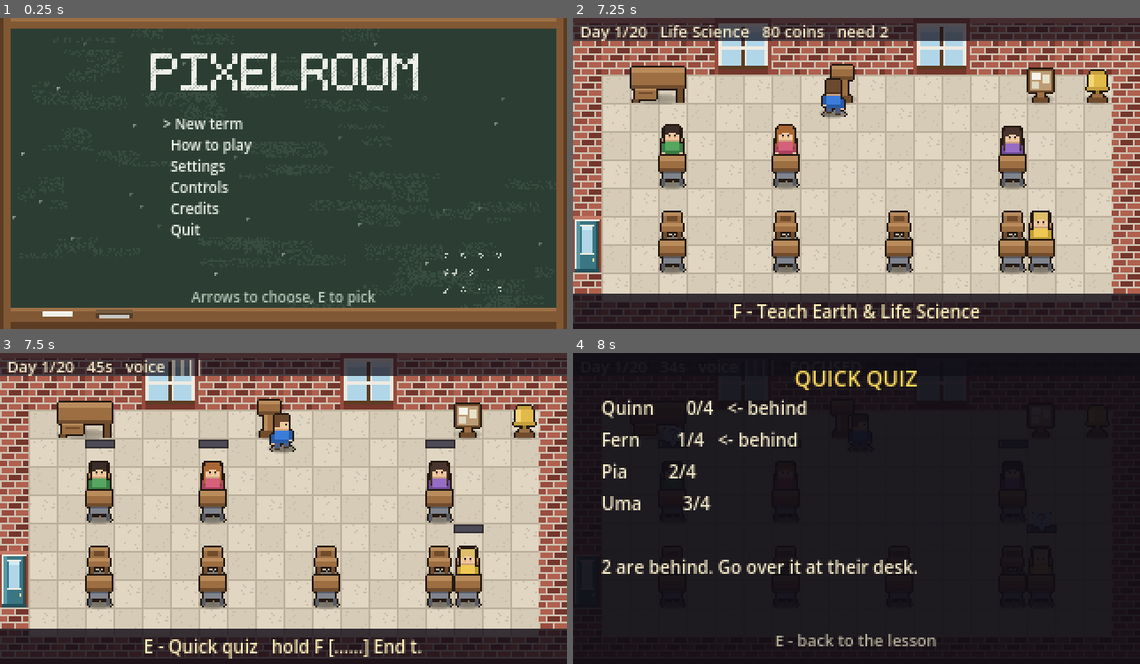
Above: before the commit, frames 1-4 (two rows, left to right).
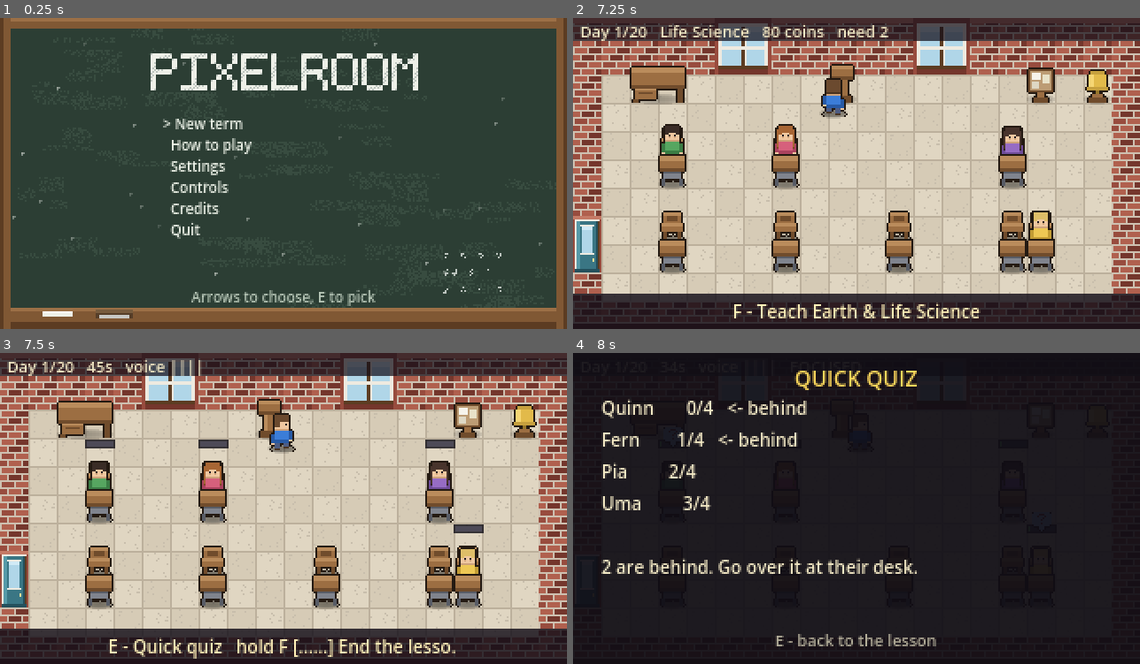
Above: after the commit, the same moments.

Repository: Mbottega16/EduSystem
Game: Godot game, scene res://scenes/ui/title.tscn
Two runs of this game, one before a commit and one after it. Both use one fixed random seed, a clock stepped at 60 frames per second and the inputs below.
Inputs:
- Up to frame 1 (0.25 s): no input
- Up to frame 2 (7.25 s): tap Enter at 0.5 s; hold D (move_right) 0.53-1.28 s; tap E (interact) at 0.6, 6.6 s; tap Space at 0.77, 1.52, 3.02, 3.77, 4.52, 6.02, 6.77 s; hold S (move_down) 1.28-2.03 s; tap F (manage) at 1.35 s; hold D (move_right) 2.03-2.78 s; hold Shift (sprint) 2.03-2.78 s; hold W (move_up) 2.78-3.53 s; tap Q (voice) at 2.85 s; hold A (move_left) 3.53-5.03 s; tap J at 3.6 s; tap C at 4.35 s; hold S (move_down) 5.03-5.78 s; tap 1 at 5.1 s; hold D (move_right) 5.78-6.53 s; tap R at 5.85 s; hold W (move_up) from 6.53 s (still down)
- Up to frame 3 (7.5 s): release W (move_up) at 7.28 s; hold D (move_right) from 7.28 s (still down); tap F (manage) at 7.35 s
- Up to frame 4 (8 s): keep holding D (move_right); tap Space at 7.52 s

Frames 1-2 are identical in both runs. In frame 3, 1.7% of the frame differs, in the area x 19-81%, y 91-99%; in frame 4, nothing differs.
Error in both runs: Trying to assign invalid previously freed instance. (res://scripts/ui/hud.gd:230)

Commit message:
Juice, and a guard for the trap that keeps catching me
Shared effects in scripts/ui/fx.gd rather than a hand-rolled tween per site,
which is most of why the game had so few: chalk-dust puffs where work is
collected or a child unstuck, a squash-and-settle on furniture as it lands,
a colour flash, a small screen shake, and a count-up for numbers.

The shake is reserved for the three moments that RESOLVE something -- the
bell, an inspection, the exam -- and is a bump rather than an earthquake.
The room is one screen with no camera, so a big shake moves everything the
player is trying to read. A shake that fires on every event stops meaning
"that mattered".

The dust deliberately uses randf() rather than Game.rng. Decoration must
never draw from the run's seeded stream, or replaying a seed stops matching.

THE PROMPT BAR took two goes. Clipping the joined line lopped the name off
the second action, leaving a hold meter labelled with nothing. Splitting the
budget evenly then over-clipped the other way -- "E - Quick quiz" needs 14
of its 22 while "hold F [......] End the lesson early" needs 36, so an even
split produced "End t.". It takes the room from whichever half is longer now.

AND A GUARD. Adding Fx as a new class_name broke four files at once and the
suite reported ALL PASSED at 708 assertions instead of 828 -- the second time
this exact trap has fired (Version did it at 724 to 560). A brand-new global
class is not in Godot's registry until the project is rescanned, and until
then every file referencing it fails to parse, which is not a failing
assertion. There is now a test that names the registered classes it expects,
so the silence becomes a named failure, and the README says to run --import.

842 assertions. Trace a Day and Audit the Room both clean; contract C / C / A.

Co-Authored-By: Claude Opus 5 <noreply@anthropic.com>

Diff:
--- a/scripts/data/version.gd
+++ b/scripts/data/version.gd
@@ -13,11 +13,11 @@
 ##
 ## Bump BUILD whenever something lands that a player would notice.
 
-const BUILD := "b18"
+const BUILD := "b19"
 const DATED := "2026-08-14"
 
 ## The headline of what went in, short enough for one line on the title.
-const HEADLINE := "screens you can actually read"
+const HEADLINE := "readable screens, shadows, juice"
 
 
 static func stamp() -> String:
--- a/scripts/interact/desk_station.gd
+++ b/scripts/interact/desk_station.gd
@@ -110,6 +110,9 @@
 		world = world.get_parent()
 	if world != null:
 		Floater.pop(world, global_position + Vector2(0, -18), text, colour)
+		# Chalk dust where it happened. The word tells you WHAT; the puff is
+		# what makes the desk feel like the place it happened at.
+		Fx.puff(world, global_position + Vector2(0, -10), colour)
 
 
 func show_paper(on: bool) -> void:
--- a/scripts/main.gd
+++ b/scripts/main.gd
@@ -23,7 +23,9 @@
 	world.curriculum_requested.connect(hud.show_curriculum)
 	world.test_requested.connect(func(lid: String) -> void: world.start_test(lid))
 	world.lesson_auto_ended.connect(_on_lesson_ended)
-	world.inspected.connect(hud.show_inspection)
+	world.inspected.connect(func(r: Dictionary) -> void:
+		_bump(3.0 if not bool(r.get("passed", false)) else 1.5)
+		hud.show_inspection(r))
 	world.test_auto_ended.connect(hud.show_test_report)
 	world.room_rebuilt.connect(_wire_room)
 	_wire_room()
@@ -56,12 +58,25 @@
 	hud.show_lesson_report(results)
 
 
+## The bell and the exam get a bump. These are the two moments a day and a
+## term actually resolve, and a shake reserved for them keeps meaning "that
+## mattered" -- one fired on every event would mean nothing.
+func _on_day_ended(report: Dictionary) -> void:
+	_bump(1.5)
+	hud.show_day_report(report)
+
+
+func _on_term_ended(result: Dictionary) -> void:
+	_bump(3.5)
+	hud.show_exam(result)
+
+
 func _wire_room() -> void:
 	var pairs := [
 		[world.podium, "lesson_ended", _on_lesson_ended],
 		[world.podium, "test_ended", hud.show_test_report],
-		[world.bell, "day_ended", hud.show_day_report],
-		[world.bell, "term_ended", hud.show_exam],
+		[world.bell, "day_ended", _on_day_ended],
+		[world.bell, "term_ended", _on_term_ended],
 		[world.noticeboard, "catalogue_opened", hud.open_catalogue],
 		[world.teacher_desk, "marking_requested", hud.open_marking],
 	]
@@ -80,12 +95,25 @@
 	placement.begin(id, world.grid, Grid.world_to_tile(world.player.global_position))
 
 
+## Squash-and-settle on whatever was just put down, once the room has
+## rebuilt around it. Deferred because the node does not exist yet at the
+## moment the placement is confirmed -- Game.add_item() triggers the rebuild.
+func _land_at(tile: Vector2i) -> void:
+	await get_tree().process_frame
+	for n in get_tree().get_nodes_in_group("purchased"):
+		if n is Node2D and Grid.world_to_tile((n as Node2D).global_position) == tile:
+			Fx.land(n)
+			Fx.puff(world, (n as Node2D).global_position, Color(1, 1, 1, 0.7), 4)
+			return
+
+
 func _finish_placing(id: String, tile: Vector2i) -> void:
 	if _moving_from == NOWHERE:
 		Game.place_item(id, tile)          # a new purchase, so it costs
 	else:
 		Game.add_item(id, tile)            # already owned, just relocated
 		_moving_from = NOWHERE
+	_land_at(tile)
 	_unlock()
 
 
@@ -103,6 +131,13 @@
 	Game.remove_item(_moving_from)
 	world.player.input_locked = true
 	placement.begin(id, world.grid, _moving_from)
+
+
+## The three moments worth a bump: the bell, an inspection, the exam. Not
+## every event -- a shake that fires often stops meaning "this mattered".
+func _bump(strength: float = 2.0) -> void:
+	if world != null and world.camera != null:
+		Fx.shake(world.camera, strength)
 
 
 func _run_quiz() -> void:
--- /dev/null
+++ b/scripts/ui/fx.gd
@@ -0,0 +1,93 @@
+class_name Fx
+extends RefCounted
+
+## Small, shared visual effects.
+##
+## The whole non-UI juice budget used to be Floater popups, the bubble
+## pop-in and the seated idle bob. Everything else was flat: no particles, no
+## shake, nothing that reacted to a thing landing. This is the shared place
+## for that, so effects are one call rather than a hand-rolled tween at each
+## site — the reason the game had so few of them.
+##
+## THE RULE, learned the hard way when the shop animated: results animate,
+## lists do not. Anything the player is steering must not move under them.
+
+const DUST := preload("res://art/dust.png")
+
+
+## A puff of chalk dust. Used where something is finished or handed over —
+## work collected, a child unstuck, an item put down.
+static func puff(parent: Node2D, at: Vector2, colour := Color(1, 1, 1, 0.8),
+		count: int = 5) -> void:
+	if parent == null or not is_instance_valid(parent):
+		return
+	for i in count:
+		var s := Sprite2D.new()
+		s.texture = DUST
+		s.position = at
+		s.modulate = colour
+		s.z_index = 60
+		parent.add_child(s)
+		# Spread upward and outward. Seeded from the loop rather than from
+		# Game.rng deliberately: this is decoration, and decoration must
+		# never consume draws from the run's seeded stream or a replay of
+		# the same seed stops matching.
+		var ang := -PI * 0.5 + randf_range(-0.9, 0.9)
+		var dist := randf_range(5.0, 12.0)
+		var tw := s.create_tween().set_parallel(true)
+		tw.tween_property(s, "position",
+			at + Vector2(cos(ang), sin(ang)) * dist, 0.45) \
+			.set_trans(Tween.TRANS_CUBIC).set_ease(Tween.EASE_OUT)
+		tw.tween_property(s, "modulate:a", 0.0, 0.45).set_delay(0.1)
+		tw.chain().tween_callback(s.queue_free)
+
+
+## A quick squash-and-settle, for something that has just landed.
+static func land(node: Node2D) -> void:
+	if node == null or not is_instance_valid(node):
+		return
+	node.scale = Vector2(1.25, 0.75)
+	node.create_tween().tween_property(node, "scale", Vector2.ONE, 0.22) \
+		.set_trans(Tween.TRANS_BACK).set_ease(Tween.EASE_OUT)
+
+
+## A one-shot colour flash.
+static func flash(node: CanvasItem, colour := Color(1.6, 1.6, 1.2),
+		seconds: float = 0.18) -> void:
+	if node == null or not is_instance_valid(node):
+		return
+	node.modulate = colour
+	node.create_tween().tween_property(node, "modulate", Color.WHITE, seconds)
+
+
+## Shake the screen a little.
+##
+## Deliberately small and short. The room is one screen with no camera, so a
+## big shake moves everything the player is reading; this is a bump, not an
+## earthquake, and it is reserved for the three moments that resolve
+## something — the bell, an inspection, the exam.
+static func shake(camera: Camera2D, strength: float = 2.0,
+		seconds: float = 0.25) -> void:
+	if camera == null or not is_instance_valid(camera):
+		return
+	var tw := camera.create_tween()
+	var steps := 6
+	for i in steps:
+		var fall: float = strength * (1.0 - float(i) / float(steps))
+		tw.tween_property(camera, "offset",
+			Vector2(randf_range(-fall, fall), randf_range(-fall, fall)),
+			seconds / float(steps))
+	tw.tween_property(camera, "offset", Vector2.ZERO, 0.05)
+
+
+## Count a number up, into a Label, rather than having it appear.
+static func count_to(label: Label, prefix: String, value: int,
+		suffix: String = "", seconds: float = 0.5) -> void:
+	if label == null or not is_instance_valid(label):
+		return
+	var tw := label.create_tween()
+	tw.tween_method(
+		func(v: float) -> void:
+			label.text = "%s%d%s" % [prefix, int(round(v)), suffix],
+		0.0, float(value), seconds).set_trans(Tween.TRANS_CUBIC) \
+		.set_ease(Tween.EASE_OUT)
--- a/scripts/ui/hud.gd
+++ b/scripts/ui/hud.gd
@@ -243,15 +243,31 @@
 	prompt.visible = showing
 	prompt_box.visible = showing
 	if showing:
-		# Clip each half to its OWN budget rather than clipping the joined
-		# line. Clipping the whole thing lopped the tail off the second
-		# prompt, so a hold bar could end up on screen with no words after
-		# it -- a progress meter for an action the bar never named.
+		# Fit BOTH halves, taking the room from whichever is longer.
+		#
+		# Clipping the joined line lopped the tail off the second prompt, so
+		# a hold meter could appear with no words after it. Splitting the
+		# budget evenly then over-clipped: "E - Quick quiz" needs 14 of its
+		# 22 and "hold F [......] End the lesson early" needs 36, and an
+		# even split turned the second into "End t.". So the short one keeps
+		# what it needs and the long one gets the rest.
 		if parts.size() > 1:
-			var each: int = (LINE_CHARS - 3) / parts.size()
-			for i in parts.size():
-				if parts[i].length() > each:
-					parts[i] = parts[i].substr(0, each - 1) + "."
+			var budget: int = LINE_CHARS - 3
+			var total := 0
+			for part: String in parts:
+				total += part.length()
+			while total > budget:
+				var longest := 0
+				for i in parts.size():
+					if parts[i].length() > parts[longest].length():
+						longest = i
+				var over: int = total - budget
+				var trim: int = mini(over, parts[longest].length() - 8)
+				if trim <= 0:
+					break
+				parts[longest] = parts[longest].substr(
+					0, parts[longest].length() - trim - 1) + "."
+				total -= trim
 		prompt.text = _clip("   ".join(parts))
 
 
--- a/tests/run.gd
+++ b/tests/run.gd
@@ -119,6 +119,7 @@
 	await test_shop_and_staff()
 	await test_bio_actions()
 	test_catalogue()
+	test_global_classes_registered()
 	test_every_asset_loads()
 	test_curator()
 	test_cheats()
@@ -4992,6 +4993,35 @@
 		return true).call())
 
 
+## Every global class the game relies on is actually REGISTERED.
+##
+## A brand-new class_name is not in Godot's registry until the project is
+## rescanned, and until then every file referencing it fails to PARSE. That
+## does not fail an assertion -- it silently removes whole sections from the
+## run, and the only symptom is the assertion count dropping. It has happened
+## twice: Version took hud.gd down (724 -> 560) and Fx took four files down
+## (828 -> 708), both reporting ALL PASSED.
+##
+## The fix is `godot --headless --path . --import` after adding one. This
+## test at least turns the silence into a named failure.
+func test_global_classes_registered() -> void:
+	section("GLOBAL CLASSES ARE REGISTERED")
+	for cls: String in ["Fx", "Floater", "Items", "Traits", "Curriculum",
+			"Balance", "Layout", "Grid", "Progress", "StudentData",
+			"Interactable", "Placement", "RoomBuilder", "DayEvent"]:
+		chk("%s is a registered global class" % cls,
+			ClassDB.class_exists(cls) or _gdscript_class_exists(cls), cls)
+
+
+## Godot keeps script classes in the ProjectSettings list rather than in
+## ClassDB, so a registered GDScript class has to be looked for there.
+func _gdscript_class_exists(name: String) -> bool:
+	for entry: Dictionary in ProjectSettings.get_global_class_list():
+		if String(entry.get("class", "")) == name:
+			return true
+	return false
+
+
 func test_every_asset_loads() -> void:
 	section("EVERY ASSET ACTUALLY LOADS")
 	# EXISTING ON DISK IS NOT ENOUGH. Godot cannot load a texture it has not
Not shown, added: scripts/ui/fx.gd.uid
Not shown, changed: README.md
